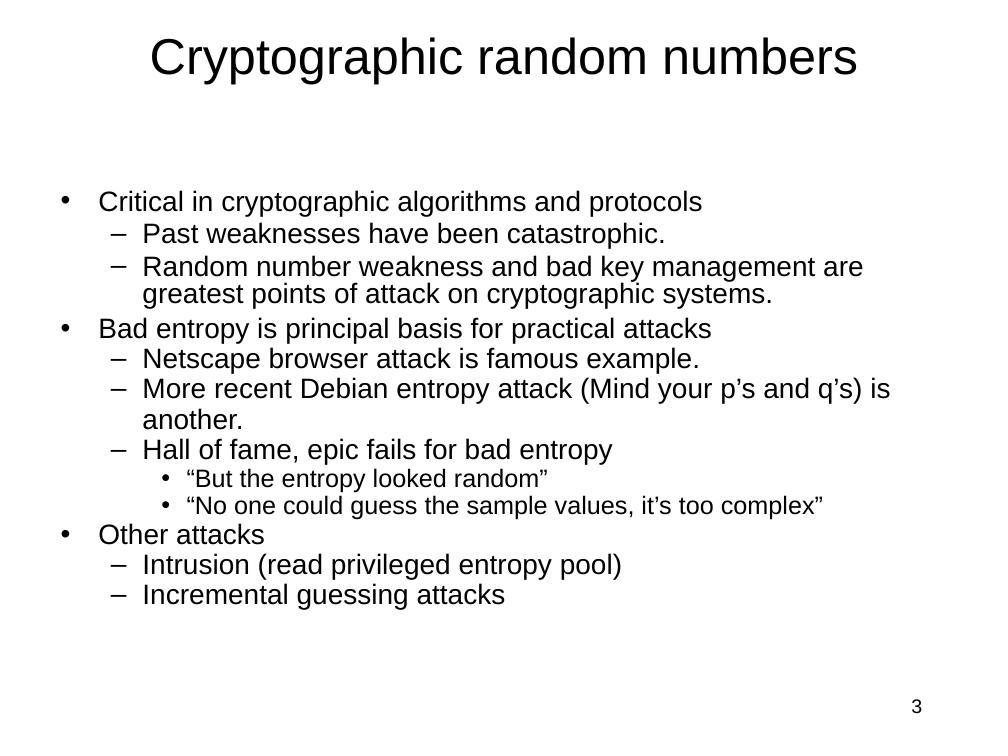
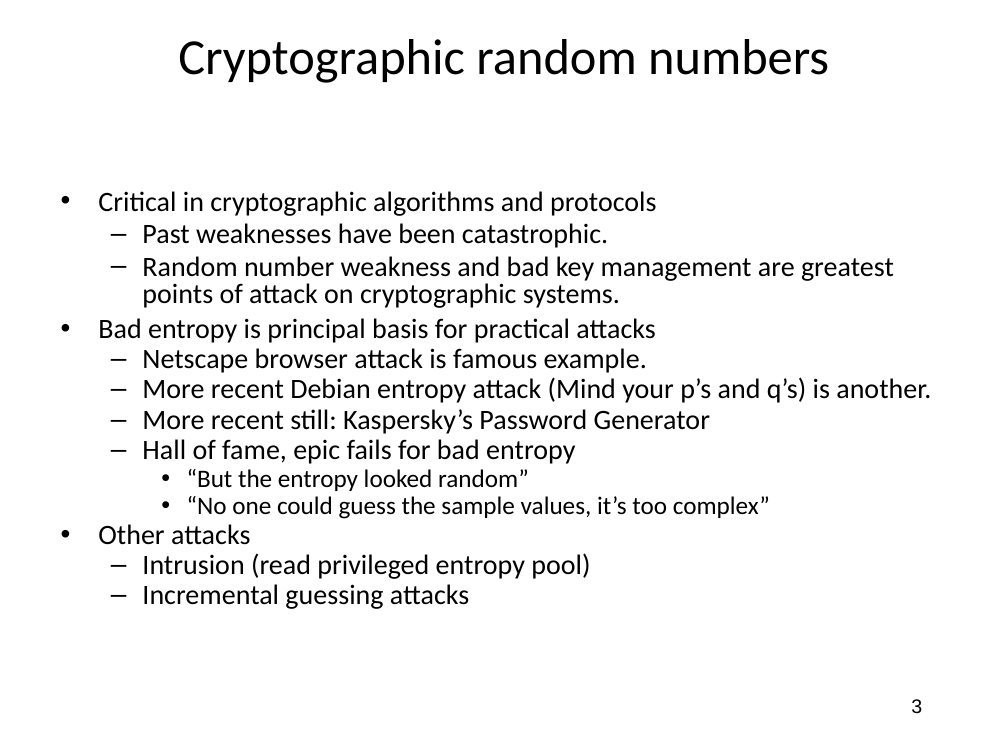
Before and after one commit to jlmucb/class_notes, a slide deck: slide 3 of BerkeleyClass/CS290Spring2013/Lectures/entropy_talk.pptx. Drawn at 1008x756 pixels with LibreOffice and Linux fonts; fonts in the diff are those of the drawing. Boxes give left, top, right and bottom in pixels: in the first picture for what was removed or moved away, otherwise in the second. Text is boxed around its words. In the diff, an @@ line names an element or a change of style, - is before the commit and + after.

Commit message:
entropy talk

```diff
--- a/BerkeleyClass/CS290Spring2013/Lectures/entropy_talk.pptx
+++ b/BerkeleyClass/CS290Spring2013/Lectures/entropy_talk.pptx
@@ title "Cryptographic random numbers" at bbox=[178, 39, 829, 83]: font Arial to Calibri @@
@@ text at bbox=[98, 191, 931, 609]: font Arial to Calibri @@
@@ text at bbox=[142, 409, 710, 434]: paragraph added @@
+  – More recent still: Kaspersky’s Password Generator
```
Also in this commit, not shown: 54 other slides changed, 1 slide added, 1 other file.
